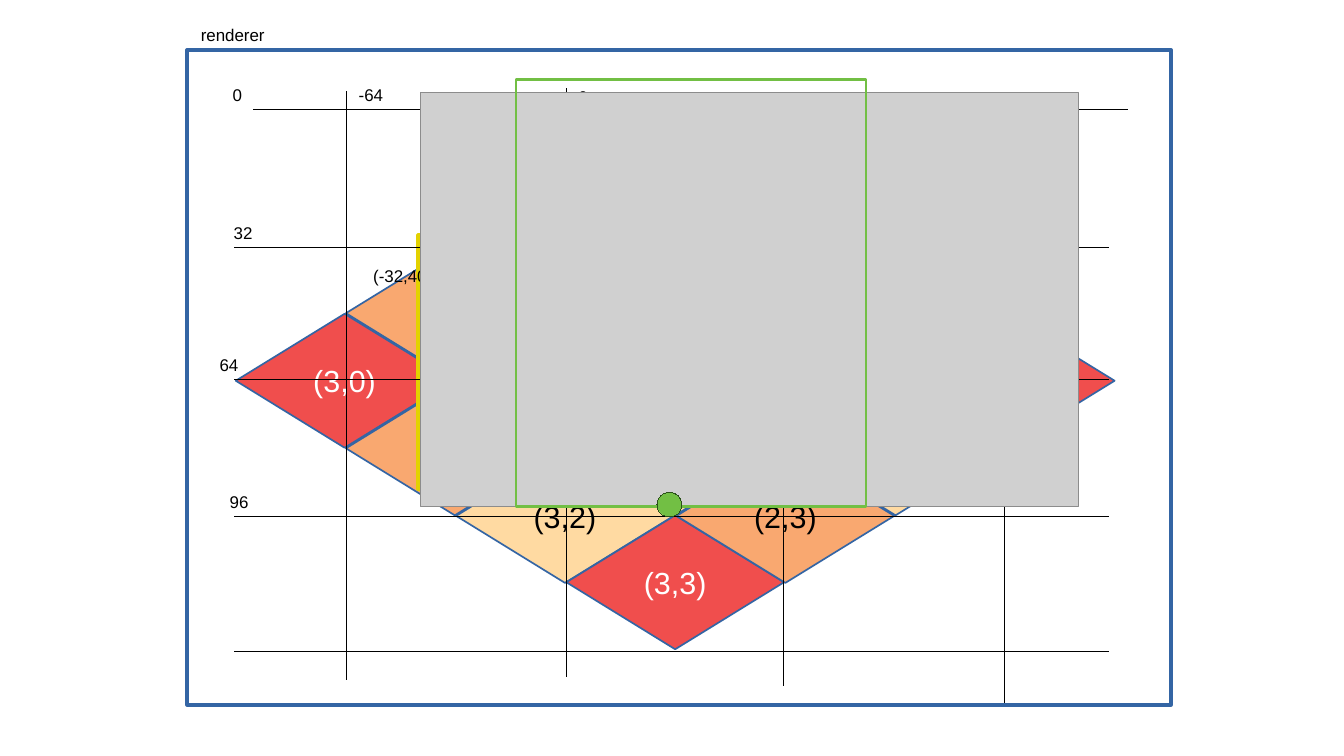
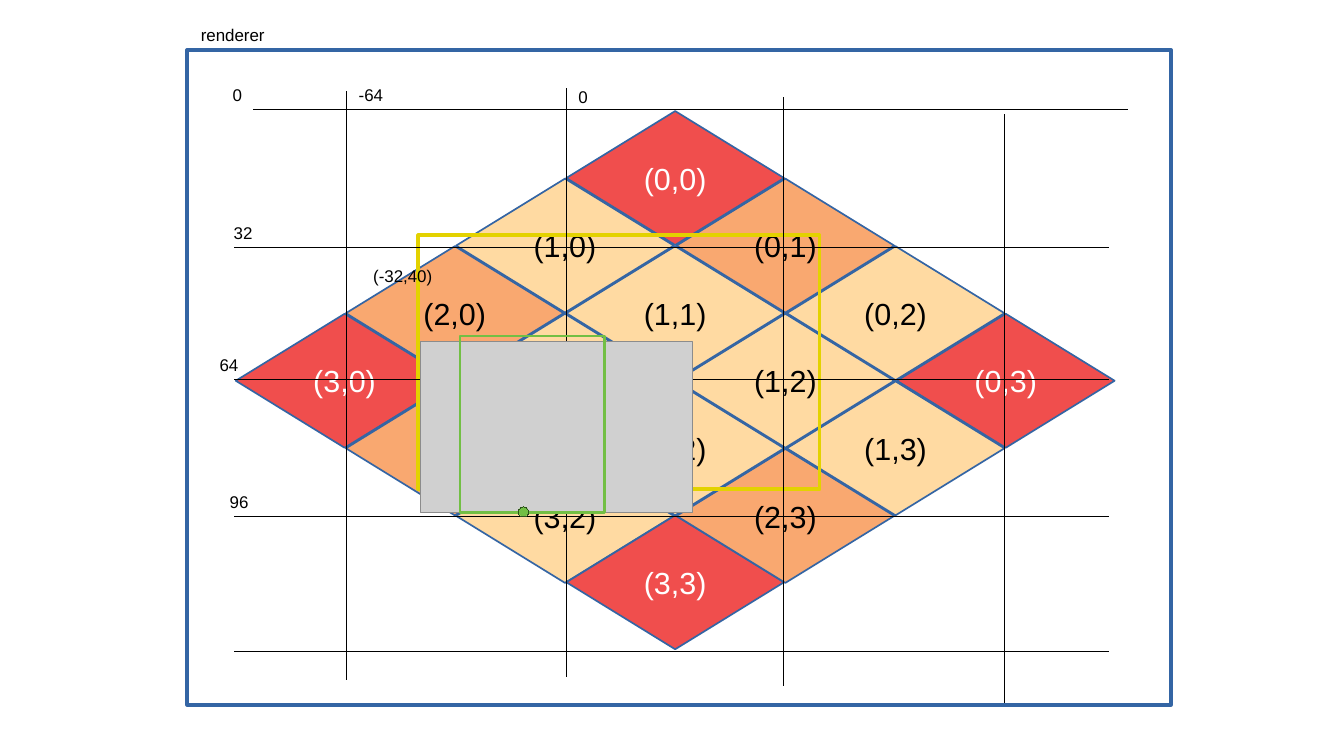
Before and after one commit to santiaaba/isometric, a slide deck: slide 1 of doc/analisis.odp. Drawn at 1344x756 pixels with LibreOffice and Linux fonts; fonts in the diff are those of the drawing; grey boxes stand for pictures. Boxes give left, top, right and bottom in pixels: in the first picture for what was removed or moved away, otherwise in the second. Text is boxed around its words. In the diff, an @@ line names an element or a change of style, - is before the commit and + after.

```diff
--- a/doc/analisis.odp
+++ b/doc/analisis.odp
@@ diamond added at (567,111,785,245), fill #F04E4D, outline #3465A4 0.99 pt, 18 pt, text #FFFFFF @@
+(0,0)
@@ diamond added at (456,179,674,313), fill #FFDAA2, outline #3465A4 0.99 pt, 18 pt, text #000000 @@
+(1,0)
@@ diamond added at (677,179,895,313), fill #F9A870, outline #3465A4 0.99 pt, 18 pt, text #000000 @@
+(0,1)
@@ diamond added at (567,246,785,381), fill #FFDAA2, outline #3465A4 0.99 pt, 18 pt, text #000000 @@
+(1,1)
@@ diamond added at (787,246,1005,381), fill #FFDAA2, outline #3465A4 0.99 pt, 18 pt, text #000000 @@
+(0,2)
@@ text in diamond at (423,303,486,331): text added @@
+(2,0)
@@ diamond added at (456,313,674,448), fill #FFDAA2, outline #3465A4 0.99 pt @@
@@ diamond added at (677,313,895,448), fill #FFDAA2, outline #3465A4 0.99 pt, 18 pt, text #000000 @@
+(1,2)
@@ picture: place and size @@
-picture at (421,93,1079,507)
+picture at (421,341,693,513)
@@ rectangle: place and size @@
-rectangle at (516,79,866,506)
+rectangle at (460,337,605,513)
@@ text in diamond at (974,368,1037,398): text added @@
+(0,3)
@@ text in diamond at (423,436,486,466): text added @@
+(3,1)
@@ text in diamond at (644,436,707,466): text added @@
+(2,2)
@@ ellipse: place and size @@
-ellipse at (657,493,682,517)
+ellipse at (518,507,528,517)
```
Also in this commit, not shown: 3 other slides changed, 2 slides added, 2 slides removed, 25 other files.
